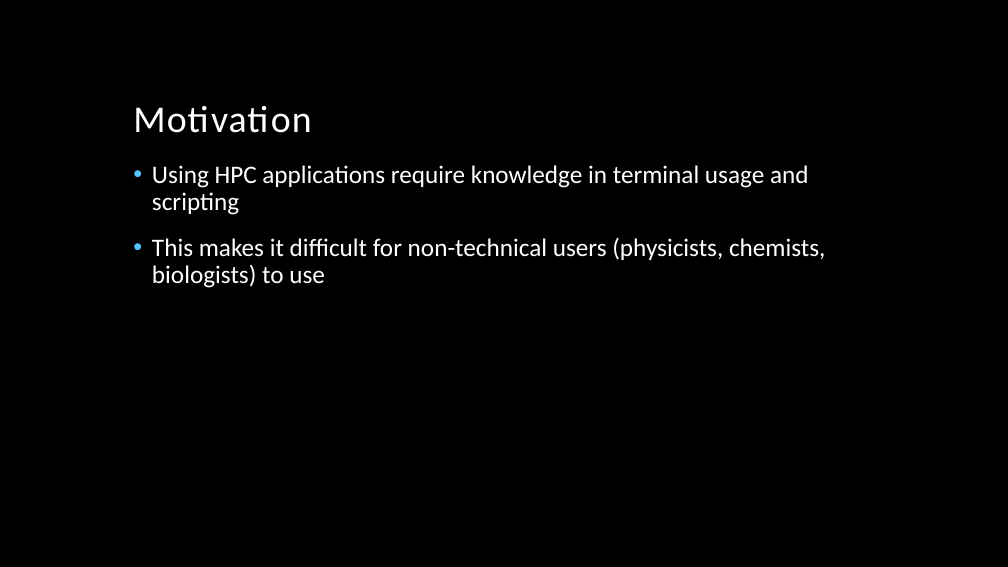
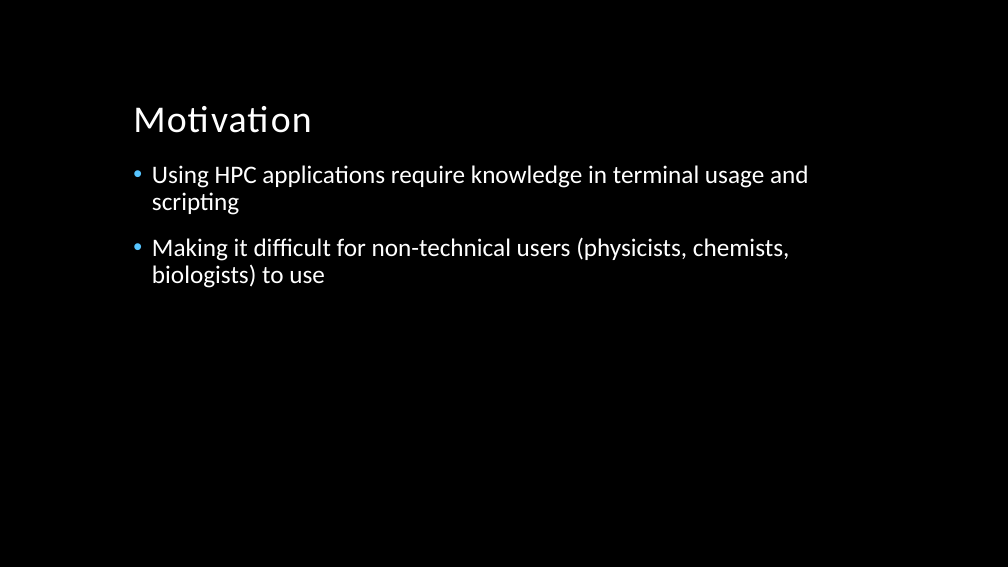
Before and after one commit to vincentpaul12/SkyLab-Files, a slide deck: slide 4 of pcsc_skylab.pptx (slide 5 before the commit). Drawn at 1008x567 pixels with LibreOffice and Linux fonts; fonts in the diff are those of the drawing; background and template pictures are left out. Boxes give left, top, right and bottom in pixels: in the first picture for what was removed or moved away, otherwise in the second. Text is boxed around its words. In the diff, an @@ line names an element or a change of style, - is before the commit and + after.

```diff
--- a/pcsc_skylab.pptx
+++ b/pcsc_skylab.pptx
@@ text at bbox=[152, 237, 789, 288]: text changed @@
-• This makes it difficult for non-technical users (physicists, chemists, biologists) to use
+• Making it difficult for non-technical users (physicists, chemists, biologists) to use
```
Also in this commit, not shown: 10 other slides changed, 1 slide added, 2 slides removed.
